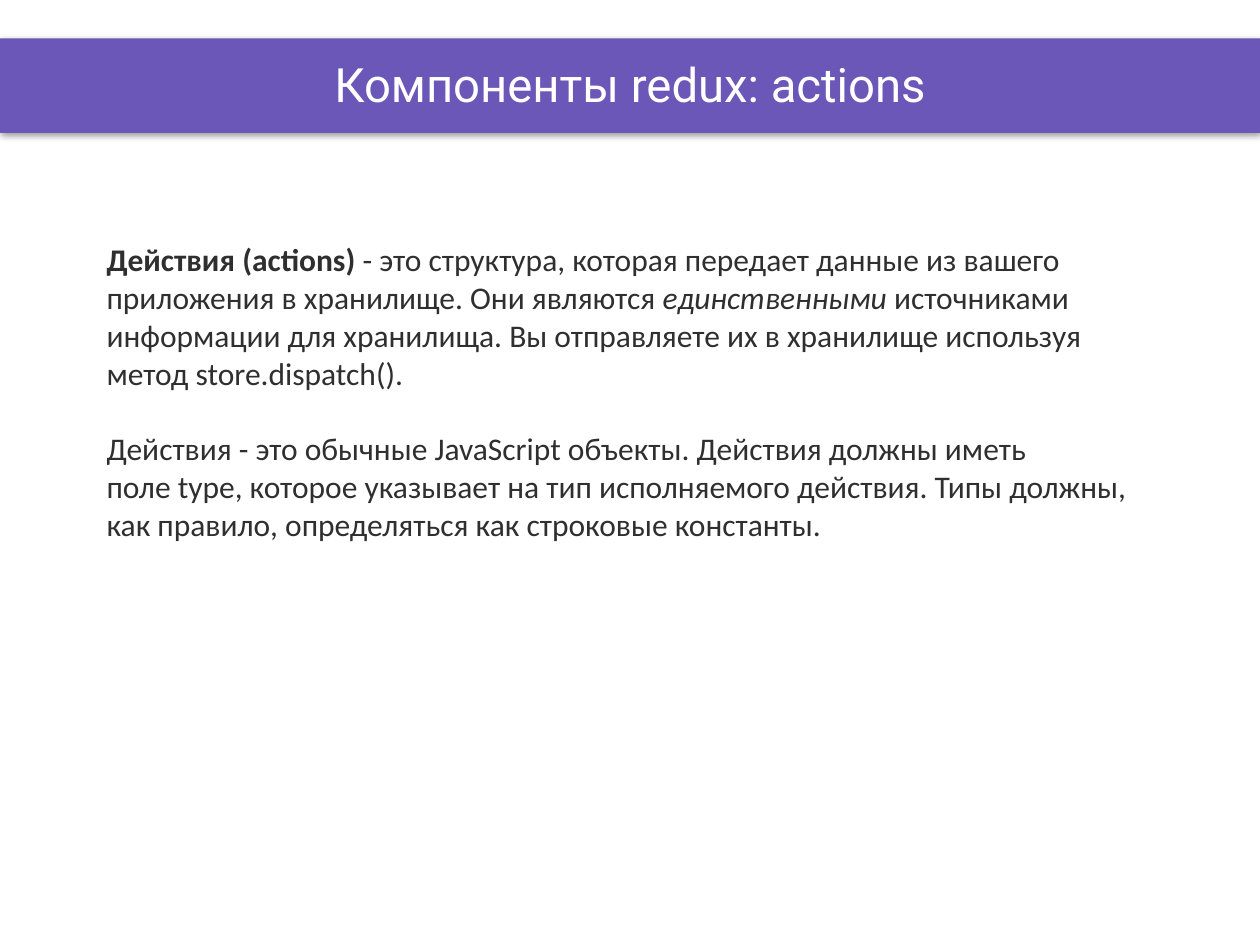
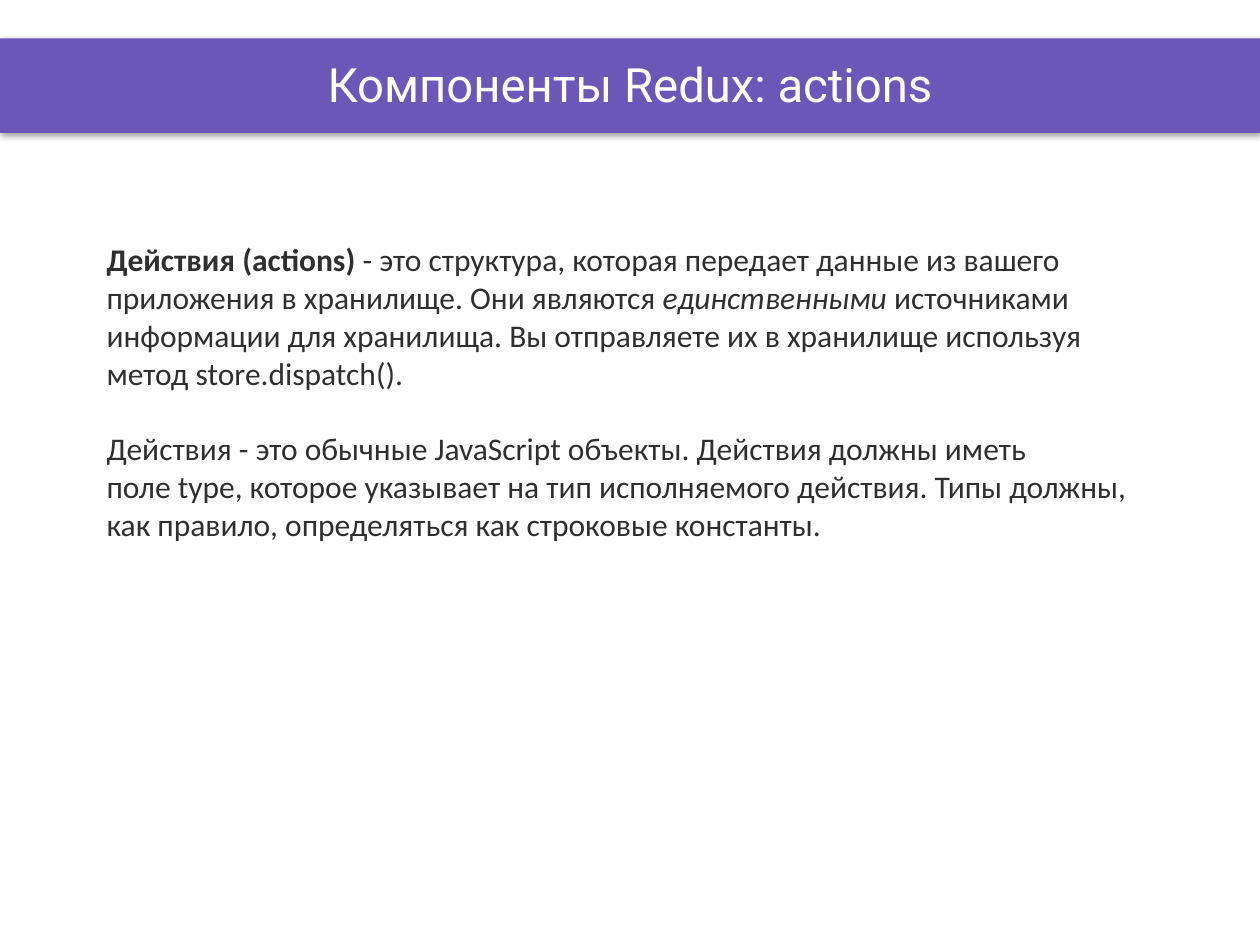
Before and after one commit to OleksandrPetryk/ignite, a slide deck: slide 5 of React/lesson_26/Presentation/Redux.pptx. Drawn at 1260x945 pixels with LibreOffice and Linux fonts; fonts in the diff are those of the drawing; background and template pictures are left out. Boxes give left, top, right and bottom in pixels: in the first picture for what was removed or moved away, otherwise in the second. Text is boxed around its words. In the diff, an @@ line names an element or a change of style, - is before the commit and + after.

```diff
--- a/React/lesson_26/Presentation/Redux.pptx
+++ b/React/lesson_26/Presentation/Redux.pptx
@@ title at <box>328,66,933,103</box>: text changed @@
-Компоненты redux: actions
+Компоненты Redux: actions
```
Also in this commit, not shown: 4 other slides changed, 30 other files.
